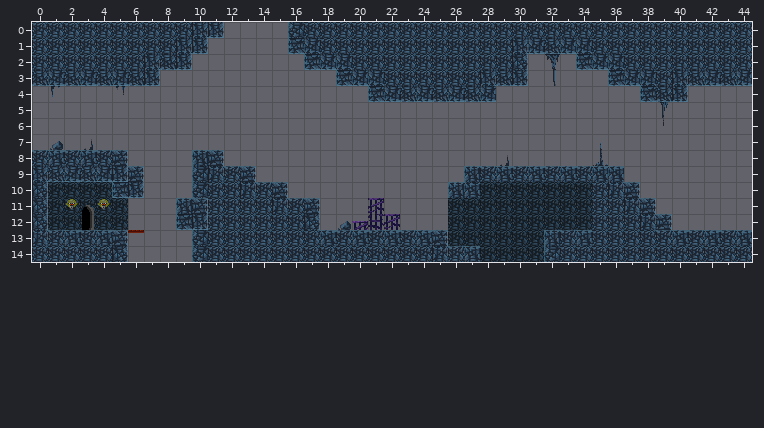
A Tiled map gets an edit: data/maps/tmx/mountain_1-5.tmx. The picture above was drawn from the file before the commit.
Cells are 16x16 px. Shown: x 0..44, y 0..14.
After the commit:
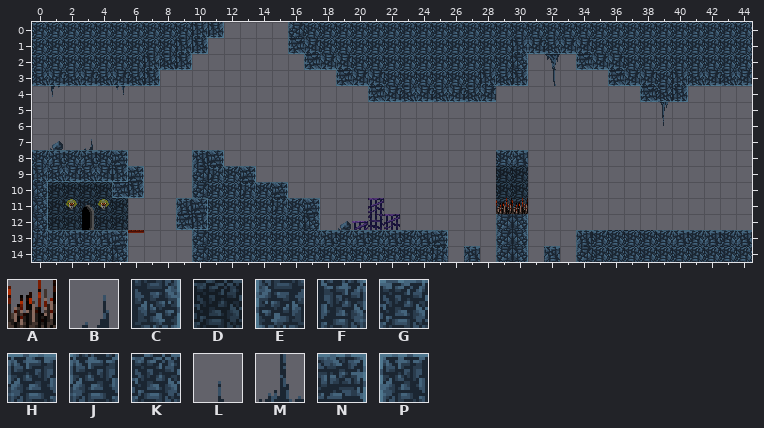
Key: from "base": A 189, B 220, C 222, D 223, E 225, F 244, G 245, H 246, J 247, K 267, L 269, M 291, N 310, P 311.
_ is an empty cell.
Tiles of an added or newly shown layer are drawn over the layers below it.
The exact change:
Layer "Tile Layer 3" (added):
y 11: x 29..30 __ -> DD
Layer "topTiles":
y 7: x 35 L -> _
y 8: x 29..30 B_ -> GH; x 35 M -> _
y 9: x 27..36 PGHGHGHGHH -> __DD______
y 10: x 26..28 PJD -> ___; x 31..37 DDDDKFN -> _______
y 11: x 26..38 DDDDDDDDDKKFN -> ___AA________
y 12: x 26..39 DDDDDDDDDKKKFN -> ___EC_________
y 13: x 26..35 DDDDDDPGHK -> ___EC___PG
y 14: x 26 G -> _; x 28..34 DDDDEKK -> _EC_H_E
